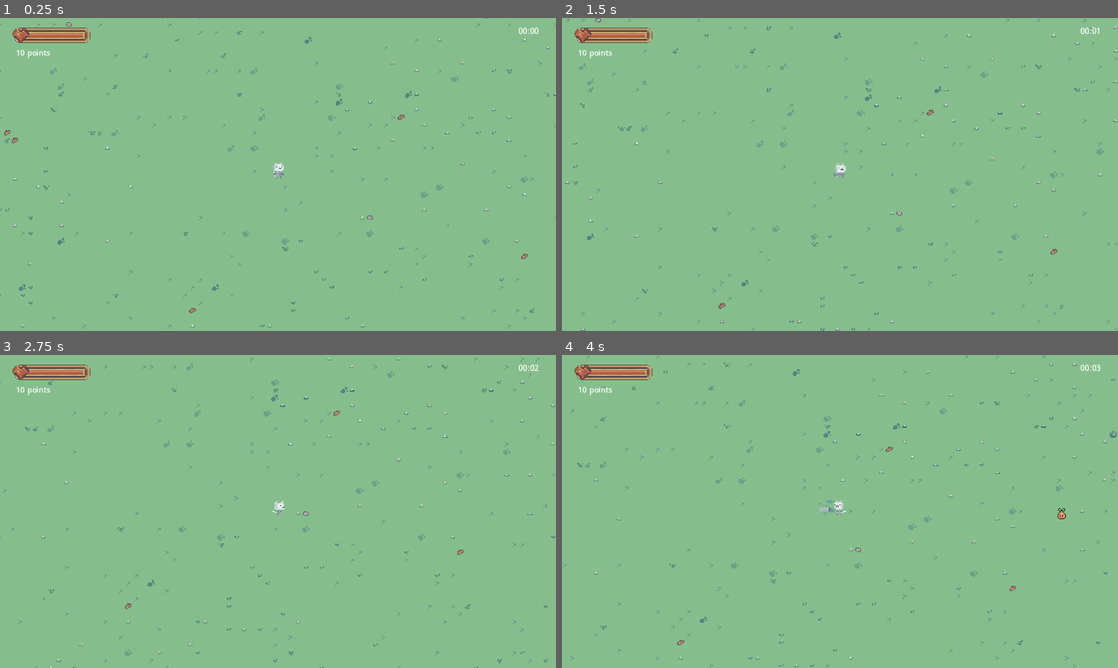
Above: before the commit, frames 1-4 (two rows, left to right).
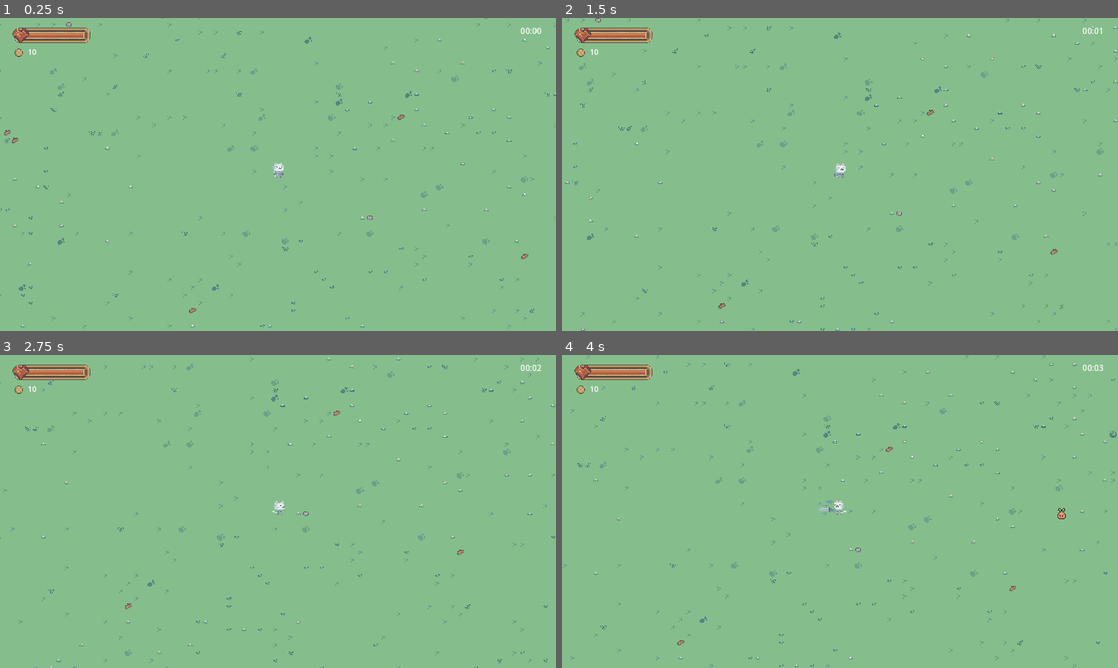
Above: after the commit, the same moments.

Repository: nesouro/cat-attack
Game: Godot game, scene res://scenes/main.tscn
Same seed, same stepped clock (60 frames per second), same inputs: the game is played once before the commit and once after it.
Inputs (mouse positions are in pixels of both pictures, inside the frame that each line leads up to):
- Up to frame 1 (0.25 s): no input
- Up to frame 2 (1.5 s): move the mouse to (962, 158) at 0.52 s; hold Right (move_right) 0.53-1.28 s; click (962, 158) at 0.6 s; move the mouse to (728, 190) at 1.27 s; hold Down (move_down) from 1.28 s (still down); click (728, 190) at 1.35 s
- Up to frame 3 (2.75 s): move the mouse to (333, 442) at 2.02 s; release Down (move_down) at 2.03 s; hold Right (move_right) from 2.03 s (still down); click (333, 442) at 2.1 s
- Up to frame 4 (4 s): move the mouse to (812, 574) at 2.77 s; release Right (move_right) at 2.78 s; hold Up (move_up) 2.78-3.53 s; click (812, 574) at 2.85 s; move the mouse to (1006, 558) at 3.52 s; hold Left (move_left) from 3.53 s (still down); click (1006, 558) at 3.6 s

The runs differ from the first frame. In frame 1, 0.1% of the frame differs, in the area x 2-98%, y 3-13%; in frame 2, 0.1%; in frame 3, 0.1%; in frame 4, 0.1%.

Commit message:
HUD update

Diff:
--- a/UI/HUD.tscn
+++ b/UI/HUD.tscn
@@ -1,10 +1,13 @@
-[gd_scene load_steps=7 format=3 uid="uid://ce7qn3bc41knx"]
+[gd_scene load_steps=11 format=3 uid="uid://ce7qn3bc41knx"]
 
 [ext_resource type="Texture2D" uid="uid://ceve7ppu6seq2" path="res://assets/UI/HealthBarPanel_160x41.png" id="1_w4edy"]
 [ext_resource type="Script" path="res://UI/HUD.gd" id="1_wm4qt"]
 [ext_resource type="Texture2D" uid="uid://vng0o6gb547m" path="res://assets/UI/ValueBar_128x16.png" id="2_frk5t"]
 [ext_resource type="Texture2D" uid="uid://bl1blqxjemvx7" path="res://assets/UI/ValueRed_120x8.png" id="3_te4m8"]
 [ext_resource type="Texture2D" uid="uid://qyn4wsf1sgy2" path="res://assets/UI/HeartIcons_32x32.png" id="4_1rlq2"]
+[ext_resource type="Texture2D" uid="uid://bieertqpdpxs0" path="res://assets/UI/CornerKnot_14x14.png" id="6_s2hts"]
+
+[sub_resource type="StyleBoxEmpty" id="StyleBoxEmpty_piue3"]
 
 [sub_resource type="StyleBoxTexture" id="StyleBoxTexture_wn51q"]
 texture = ExtResource("1_w4edy")
@@ -13,41 +16,27 @@
 texture_margin_right = 10.809
 texture_margin_bottom = 10.0
 
+[sub_resource type="StyleBoxEmpty" id="StyleBoxEmpty_q847f"]
+
+[sub_resource type="StyleBoxEmpty" id="StyleBoxEmpty_3g3xl"]
+
 [node name="HUD" type="CanvasLayer" groups=["HUD"]]
 script = ExtResource("1_wm4qt")
+metadata/_edit_vertical_guides_ = [31.0]
 
-[node name="TimerLabel" type="Label" parent="."]
-unique_name_in_owner = true
-anchors_preset = 1
-anchor_left = 1.0
-anchor_right = 1.0
-offset_left = -93.0
-offset_top = 15.0
-offset_right = -22.0
-offset_bottom = 38.0
-grow_horizontal = 0
-text = "00:00"
-horizontal_alignment = 1
-vertical_alignment = 1
+[node name="LeftPanel" type="Panel" parent="."]
+offset_right = 208.0
+offset_bottom = 98.0
+theme_override_styles/panel = SubResource("StyleBoxEmpty_piue3")
 
-[node name="BakedLabel" type="Label" parent="."]
-unique_name_in_owner = true
-offset_left = 33.0
-offset_top = 61.0
-offset_right = 104.0
-offset_bottom = 84.0
-text = "10 points"
-horizontal_alignment = 1
-vertical_alignment = 1
-
-[node name="Panel" type="Panel" parent="."]
+[node name="HpPanel" type="Panel" parent="LeftPanel"]
 offset_left = 30.0
 offset_top = 20.0
 offset_right = 187.0
 offset_bottom = 52.0
 theme_override_styles/panel = SubResource("StyleBoxTexture_wn51q")
 
-[node name="hpBar" type="TextureProgressBar" parent="Panel"]
+[node name="hpBar" type="TextureProgressBar" parent="LeftPanel/HpPanel"]
 layout_mode = 1
 anchors_preset = 4
 anchor_top = 0.5
@@ -62,7 +51,7 @@
 texture_progress = ExtResource("3_te4m8")
 texture_progress_offset = Vector2(4, 4)
 
-[node name="TextureRect" type="TextureRect" parent="Panel"]
+[node name="HeartTexture" type="TextureRect" parent="LeftPanel/HpPanel"]
 layout_mode = 1
 anchors_preset = 4
 anchor_top = 0.5
@@ -73,3 +62,57 @@
 offset_bottom = 20.0
 grow_vertical = 2
 texture = ExtResource("4_1rlq2")
+
+[node name="PointsPanel" type="Panel" parent="LeftPanel"]
+layout_mode = 1
+anchors_preset = 2
+anchor_top = 1.0
+anchor_bottom = 1.0
+offset_left = 30.0
+offset_top = -40.0
+offset_right = 122.0
+offset_bottom = -13.0
+grow_vertical = 0
+theme_override_styles/panel = SubResource("StyleBoxEmpty_q847f")
+
+[node name="BakedLabel" type="Label" parent="LeftPanel/PointsPanel"]
+unique_name_in_owner = true
+offset_left = 27.0
+offset_top = 1.0
+offset_right = 90.0
+offset_bottom = 24.0
+text = "10
+"
+vertical_alignment = 1
+
+[node name="CoinTexture" type="TextureRect" parent="LeftPanel/PointsPanel"]
+layout_mode = 1
+anchors_preset = 4
+anchor_top = 0.5
+anchor_bottom = 0.5
+offset_top = -9.0
+offset_right = 18.0
+offset_bottom = 9.0
+grow_vertical = 2
+texture = ExtResource("6_s2hts")
+
+[node name="RightPanel" type="Panel" parent="."]
+offset_left = 1053.0
+offset_right = 1152.0
+offset_bottom = 52.0
+theme_override_styles/panel = SubResource("StyleBoxEmpty_3g3xl")
+
+[node name="TimerLabel" type="Label" parent="RightPanel"]
+unique_name_in_owner = true
+layout_mode = 1
+anchors_preset = 1
+anchor_left = 1.0
+anchor_right = 1.0
+offset_left = -88.0
+offset_top = 15.0
+offset_right = -17.0
+offset_bottom = 38.0
+grow_horizontal = 0
+text = "00:00"
+horizontal_alignment = 1
+vertical_alignment = 1
